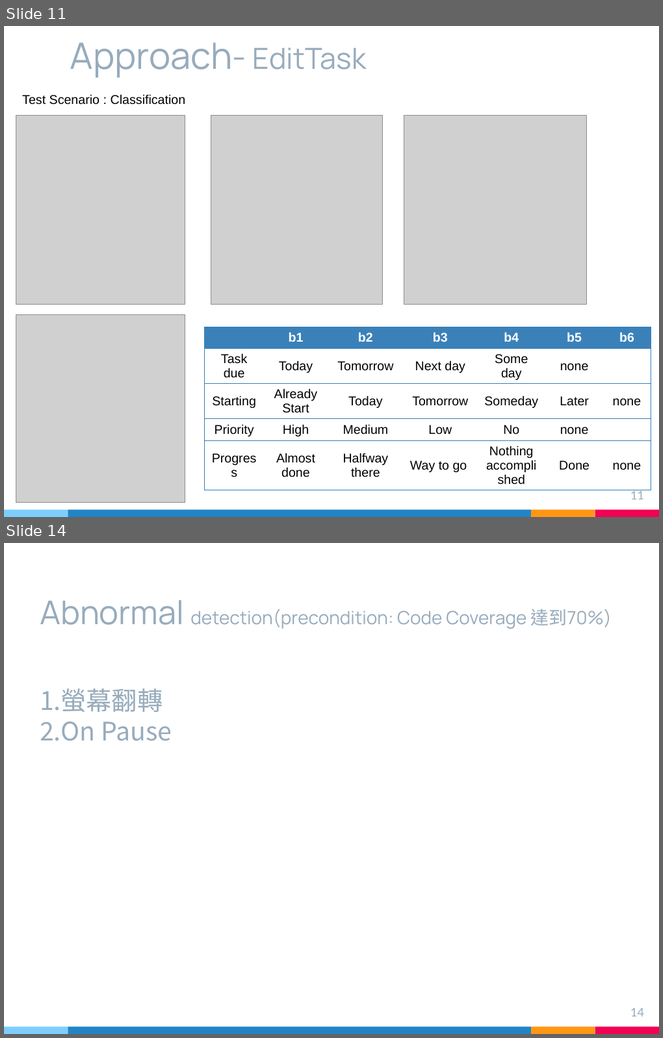
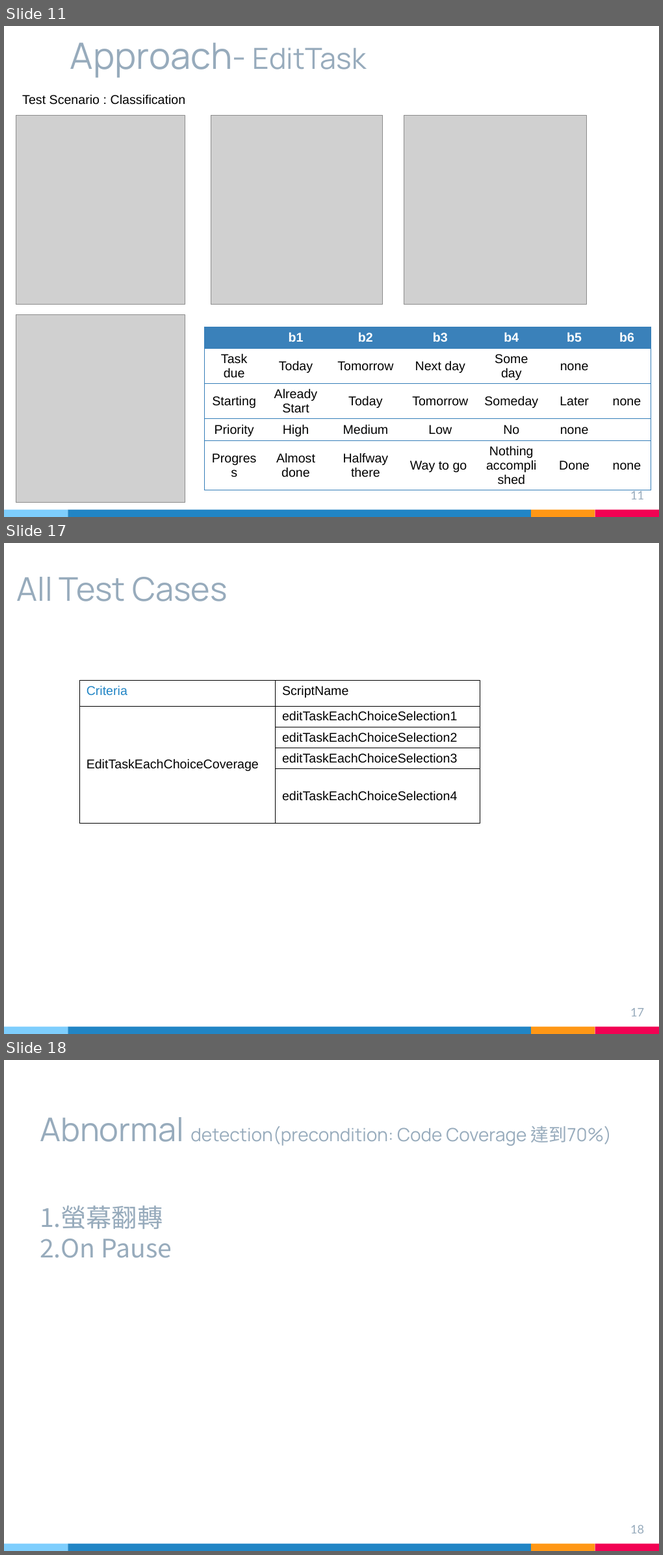
Before and after one commit to likesm0887/STV-Project, a slide deck: Document/軟體測試期末簡報.pptx. Shown one above the other, each under a label of ours: slides 11 and 14 before the commit, slides 11, 17 and 18 after it; the slides between them are not shown. The pictures are 663x1038 and 663x1555 pixels, drawn with LibreOffice and Linux fonts; fonts in the diff are those of the drawing; grey boxes stand for pictures. Boxes give left, top, right and bottom in pixels: in the first picture for what was removed or moved away, otherwise in the second. Text is boxed around its words. In the diff, an @@ line names an element or a change of style, - is before the commit and + after.

```diff
--- a/Document/軟體測試期末簡報.pptx
+++ b/Document/軟體測試期末簡報.pptx
@@ slide 17 added at [4, 543, 659, 1034], background #FFFFFF; not listed: 4 template elements that a slide beside it also shows @@
@@ title added at [16, 577, 227, 601], 36 pt, text #97ABBC @@
+All Test Cases
@@ table added at [80, 681, 480, 826], 5 rows, 2 columns @@
+Criteria | ScriptName
+EditTaskEachChoiceCoverage | editTaskEachChoiceSelection1
+ | editTaskEachChoiceSelection2
+ | editTaskEachChoiceSelection3
+ | editTaskEachChoiceSelection4
@@ page number added at [631, 1008, 644, 1017], 13 pt, text #97ABBC @@
+17
@@ what was slide 14 is now slide 18 @@
@@ page number at [631, 1525, 644, 1534]: text changed @@
-14
+18
```
Also in this commit, not shown: 3 slides changed, 3 other slides added, 2 other files.
